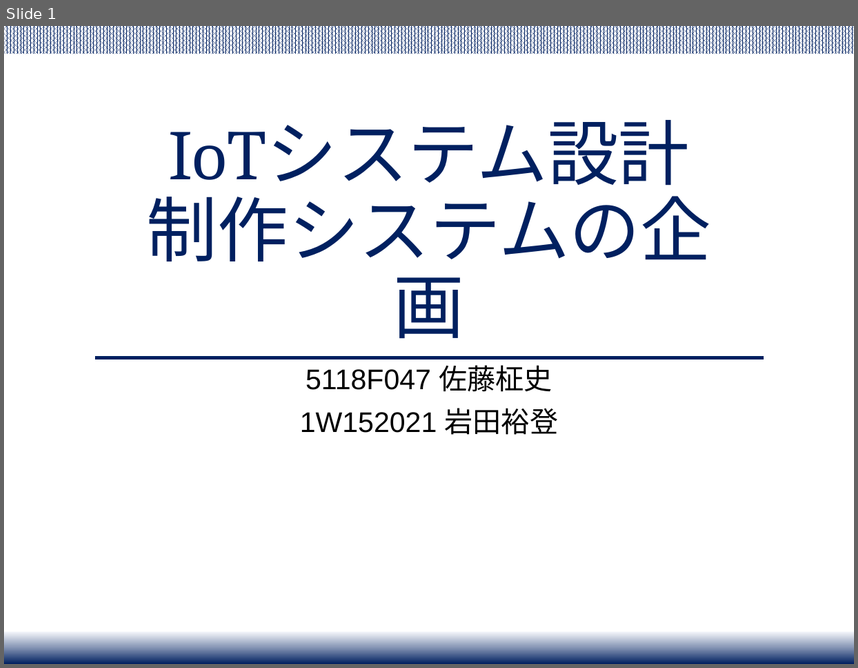
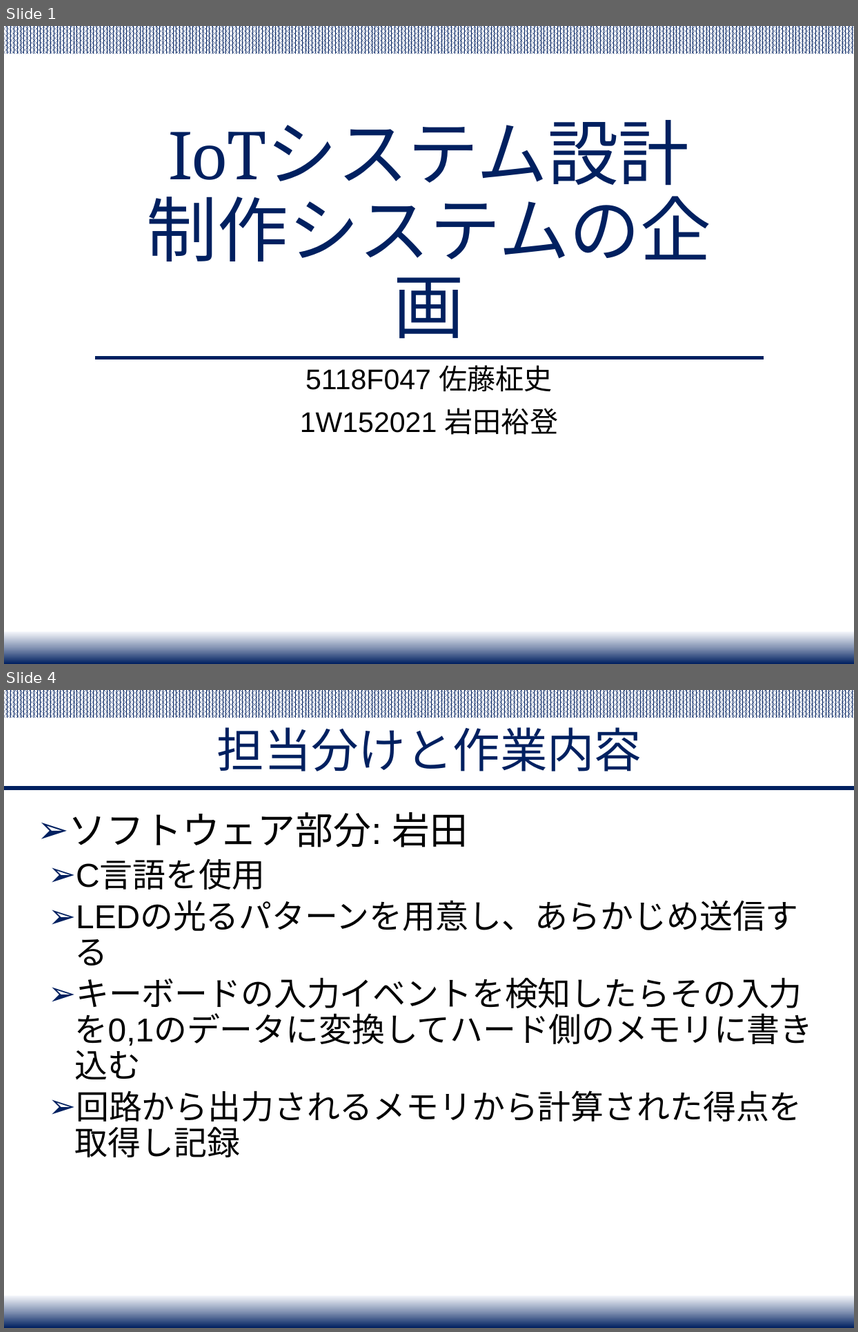
Before and after one commit to Yuchan4342/iot-system-project, a slide deck: presentation/IoT_project_presentation.pptx. Shown one above the other, each under a label of ours: slide 1 before the commit, slides 1 and 4 after it; the slides between them are not shown. The pictures are 858x668 and 858x1332 pixels, drawn with LibreOffice and Linux fonts; fonts in the diff are those of the drawing. Boxes give left, top, right and bottom in pixels: in the first picture for what was removed or moved away, otherwise in the second. Text is boxed around its words. In the diff, an @@ line names an element or a change of style, - is before the commit and + after.

Commit message:
プレゼンの編集 概要、ゲームの流れソフトウェア部分、スケジュールを作成

```diff
--- a/presentation/IoT_project_presentation.pptx
+++ b/presentation/IoT_project_presentation.pptx
@@ slide 4 added at [4,690,854,1328], background #FFFFFF; not listed: 2 template elements that a slide beside it also shows @@
@@ title added at [217,727,642,771], 40 pt, text #002060 @@
+担当分けと作業内容
@@ line added from (4, 788) to (854, 788), #002060 3 pt @@
@@ text added at [69,812,813,1157], 28 pt, text #000000 @@
+➢ ソフトウェア部分: 岩田
+  ➢ C言語を使用
+  ➢ LEDの光るパターンを用意し、あらかじめ送信する
+  ➢ キーボードの入力イベントを検知したらその入力を0,1のデータに変換してハード側のメモリに書き込む
+  ➢ 回路から出力されるメモリから計算された得点を取得し記録
```
Also in this commit, not shown: 1 slide changed, 3 other slides added.
